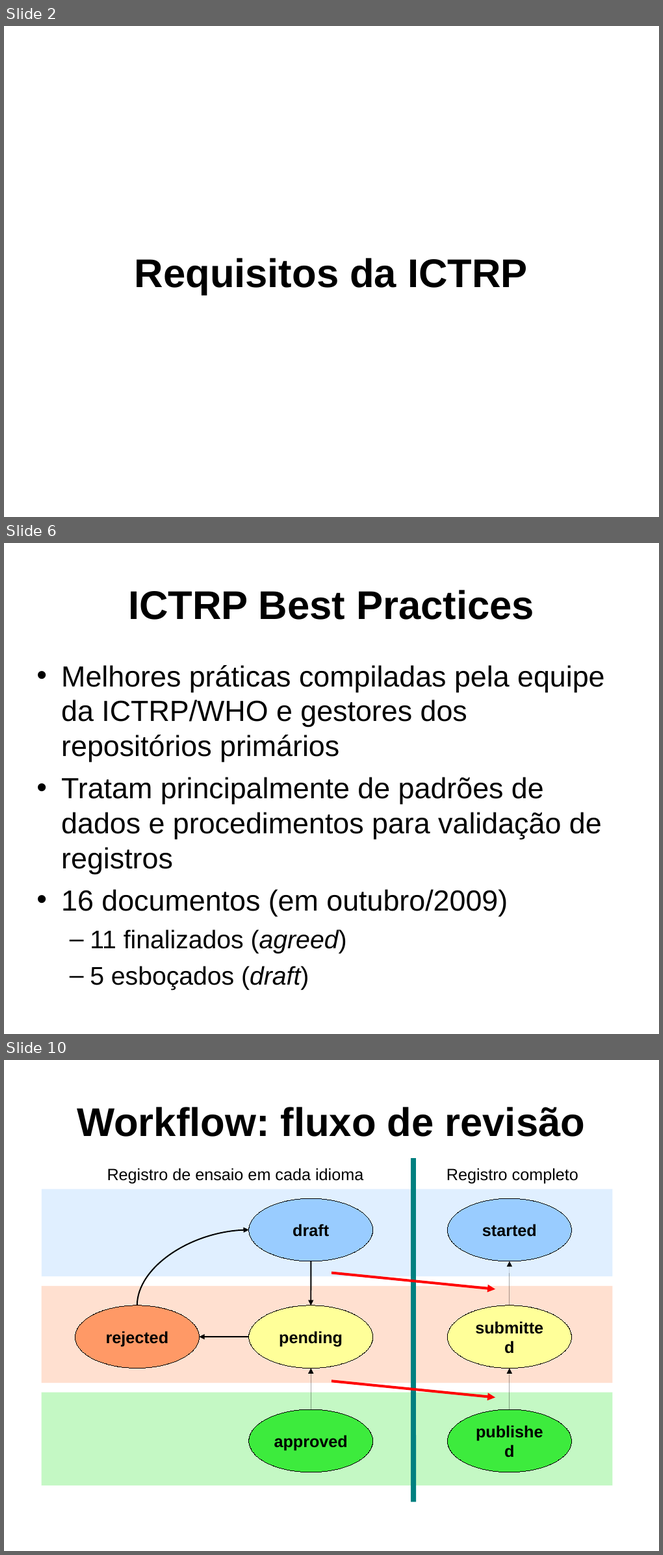
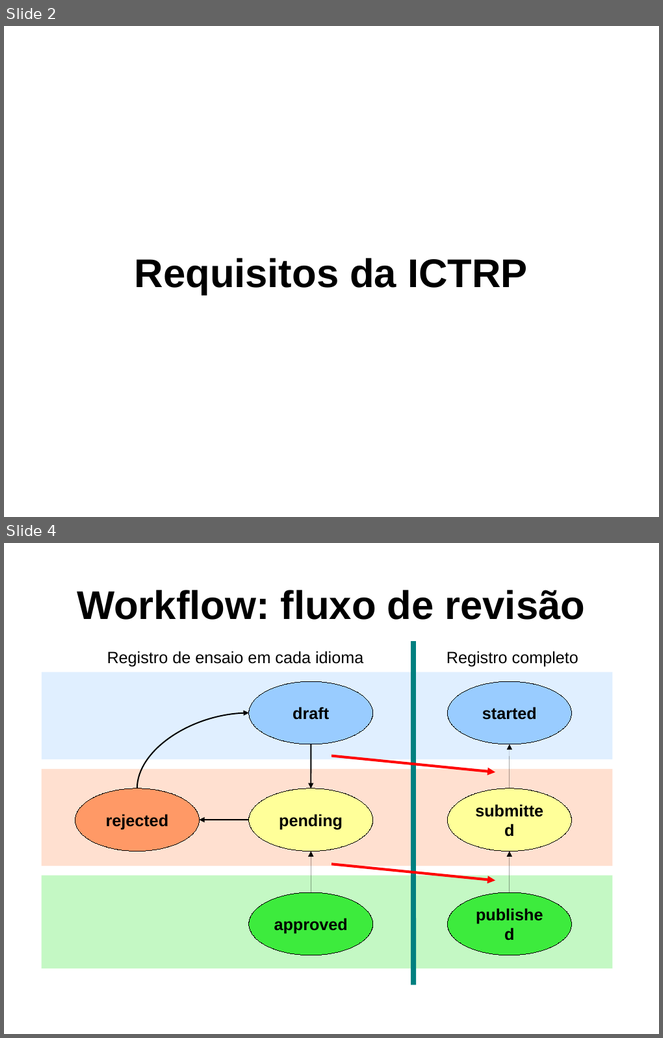
Before and after one commit to frac/opentrials, a slide deck: docs/fiocruz-2009-11.odp. Shown one above the other, each under a label of ours: slides 2, 6 and 10 before the commit, slides 2 and 4 after it; the slides between them are not shown. The pictures are 663x1555 and 663x1038 pixels, drawn with LibreOffice and Linux fonts; fonts in the diff are those of the drawing; background and template pictures are left out. Boxes give left, top, right and bottom in pixels: in the first picture for what was removed or moved away, otherwise in the second. Text is boxed around its words. In the diff, an @@ line names an element or a change of style, - is before the commit and + after.

```diff
--- a/docs/fiocruz-2009-11.odp
+++ b/docs/fiocruz-2009-11.odp
@@ slide 6 removed at [4,543,659,1034], background picture (left out) @@
@@ title removed at [128,590,534,620] @@
-ICTRP Best Practices
@@ text removed at [61,665,605,991] @@
-• Melhores práticas compiladas pela equipe da ICTRP/WHO e gestores dos repositórios primários
-• Tratam principalmente de padrões de dados e procedimentos para validação de registros
-• 16 documentos (em outubro/2009)
-  – 11 finalizados (agreed)
-  – 5 esboçados (draft)
@@ what was slide 10 is now slide 4 @@
```
Also in this commit, not shown: 2 slides changed, 6 slides added, 5 other slides removed, 2 other files.
